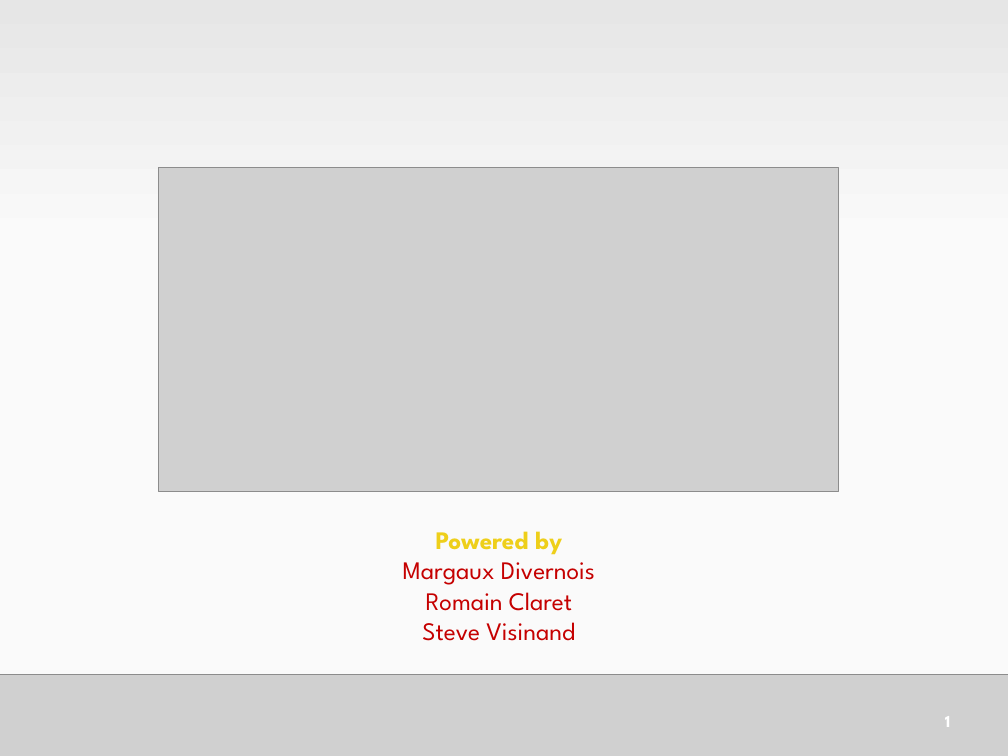
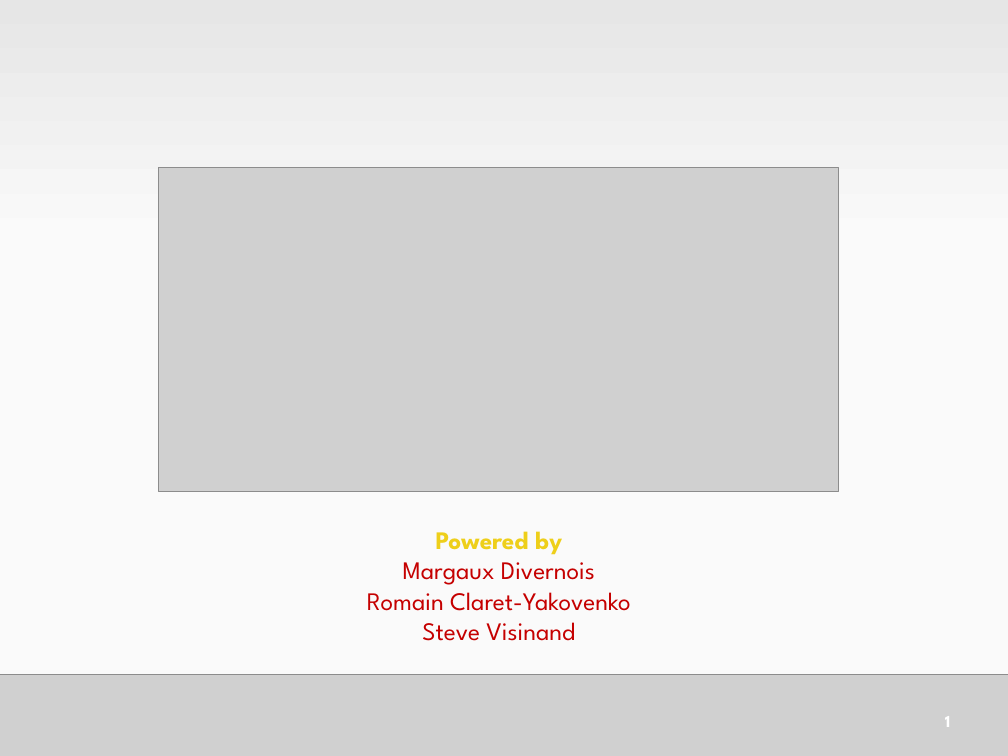
Before and after one commit to HE-ArcSurvivors/james-gouin-v1, a slide deck: slide 2 of Administration/JamesGouinSePresente.pptx. Drawn at 1008x756 pixels with LibreOffice and Linux fonts; fonts in the diff are those of the drawing; grey boxes stand for pictures. Boxes give left, top, right and bottom in pixels: in the first picture for what was removed or moved away, otherwise in the second. Text is boxed around its words. In the diff, an @@ line names an element or a change of style, - is before the commit and + after.

```diff
--- a/Administration/JamesGouinSePresente.pptx
+++ b/Administration/JamesGouinSePresente.pptx
@@ text "Powered by": place and size @@
-text "Powered by" at (403,531,595,641)
+text "Powered by" at (367,531,631,641)
@@ text at (367,584,631,611): text changed @@
-Romain Claret
+Romain Claret-Yakovenko
```
Also in this commit, not shown: 3 other slides changed, 3 slides added, 2 slides removed, 1 other file.
